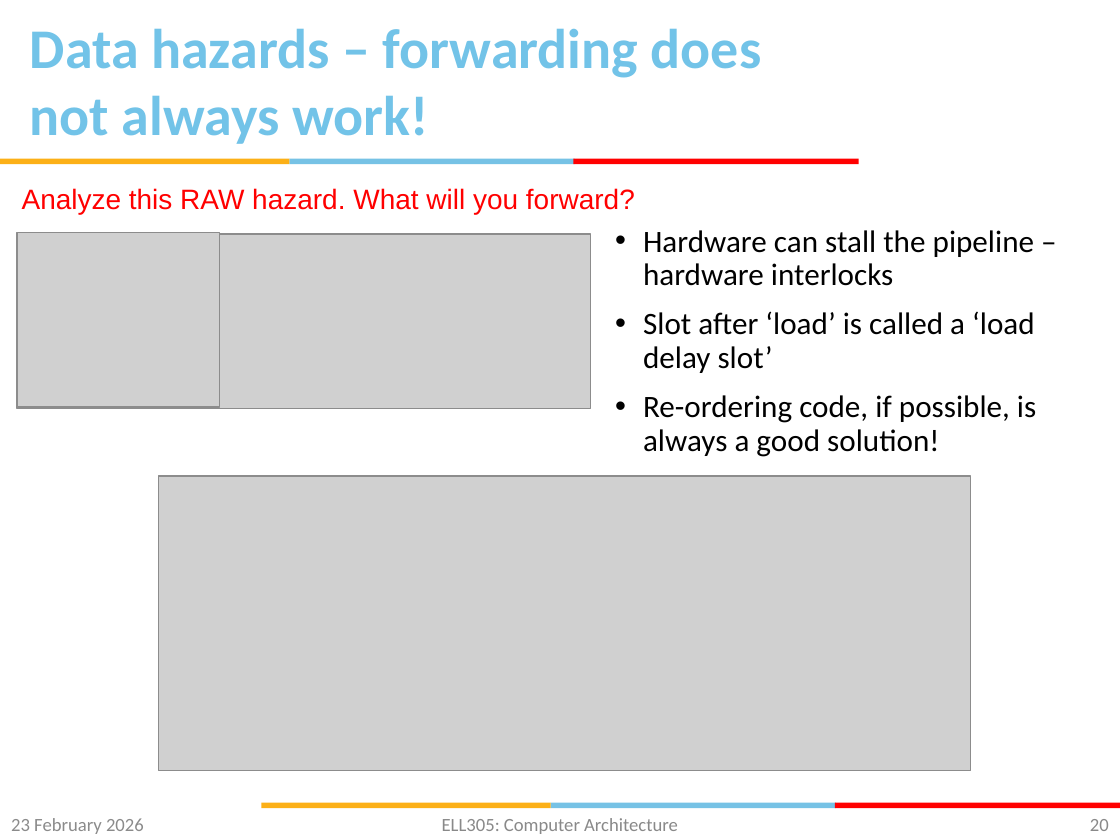
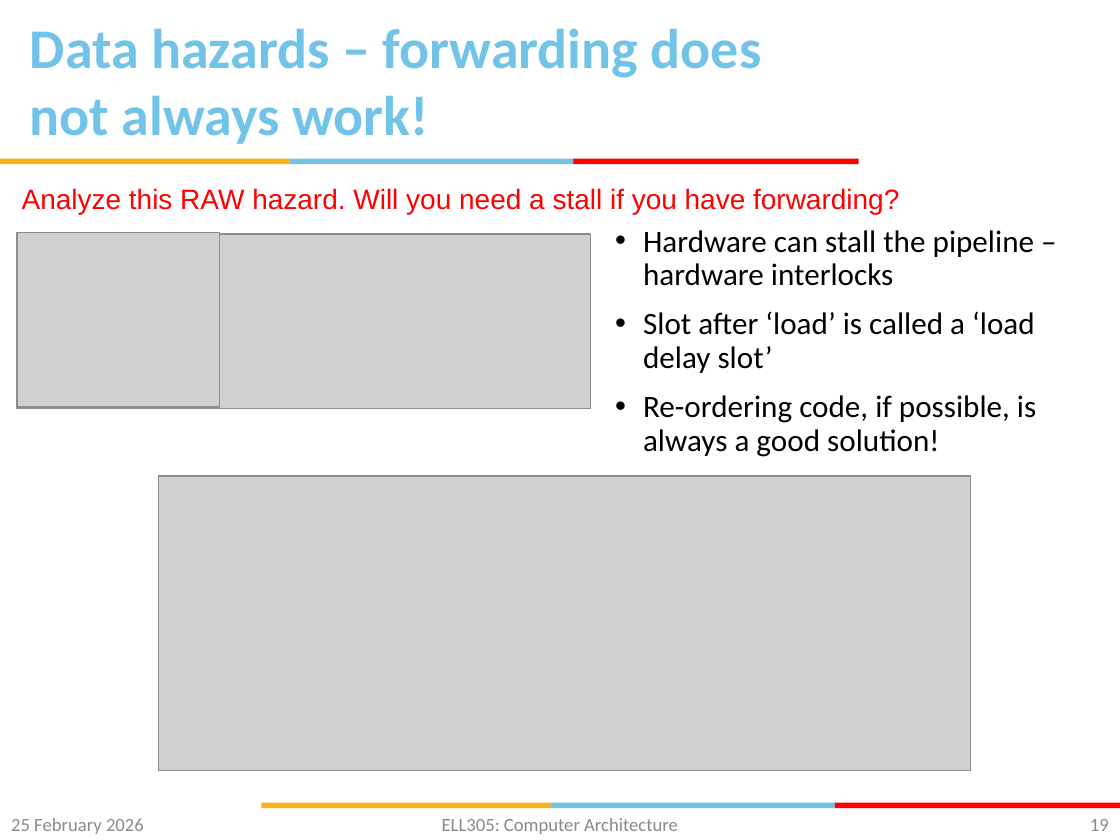
Before and after one commit to gsaurabhr-teaching/csf342-material, a slide deck: slide 19 of Lec-15-19-pipelined-cpu.pptx (slide 20 before the commit). Drawn at 1120x840 pixels with LibreOffice and Linux fonts; fonts in the diff are those of the drawing; grey boxes stand for pictures; background and template pictures are left out. Boxes give left, top, right and bottom in pixels: in the first picture for what was removed or moved away, otherwise in the second. Text is boxed around its words. In the diff, an @@ line names an element or a change of style, - is before the commit and + after.

Commit message:
hazards

```diff
--- a/Lec-15-19-pipelined-cpu.pptx
+++ b/Lec-15-19-pipelined-cpu.pptx
@@ text at box(22, 188, 899, 214): text changed @@
-Analyze this RAW hazard. What will you forward?
+Analyze this RAW hazard. Will you need a stall if you have forwarding?
@@ text at box(11, 818, 144, 834): text changed @@
-23 February 2026
+25 February 2026
@@ page number at box(1090, 819, 1109, 831): text changed @@
-20
+19
```
Also in this commit, not shown: 17 other slides changed, 3 slides added, 1 slide removed.
